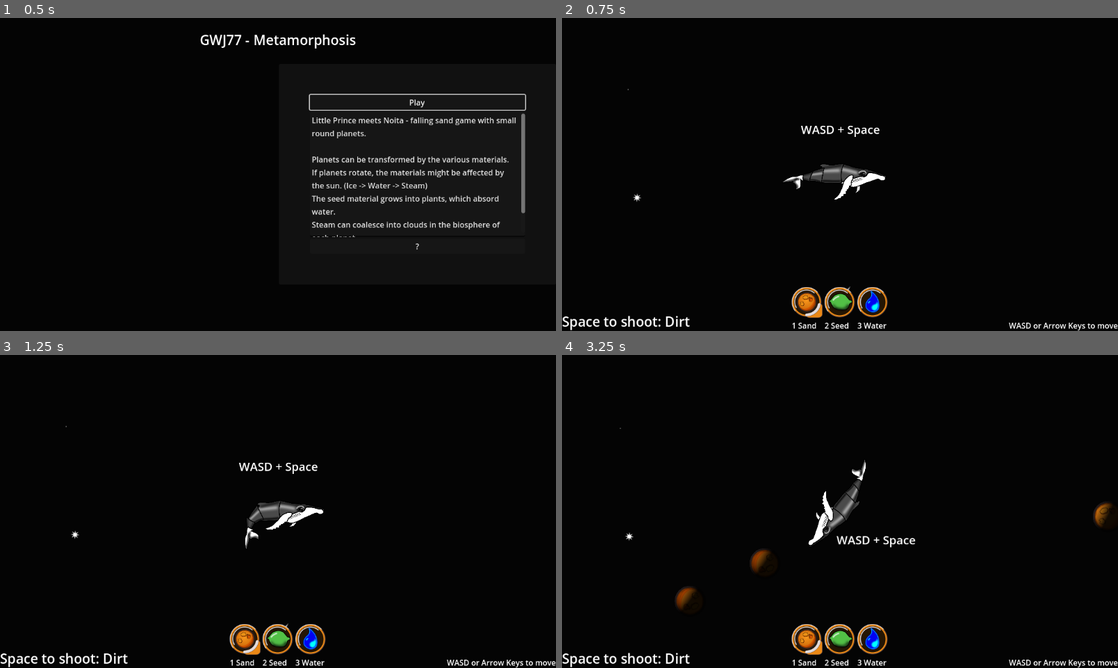
Above: before the commit, frames 1-4 (two rows, left to right).
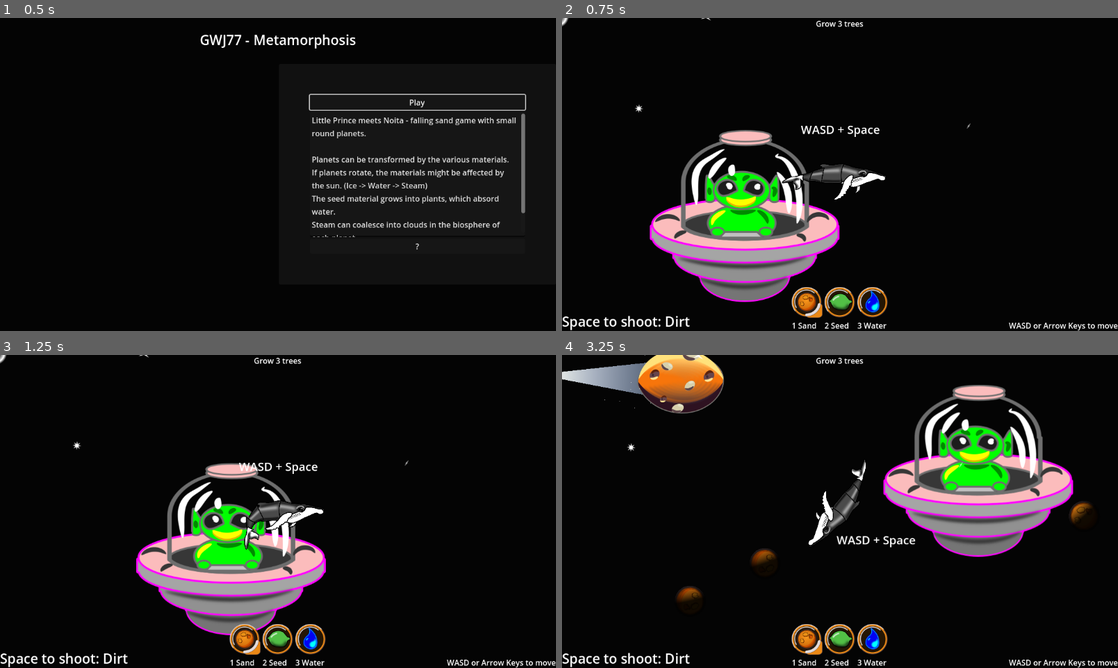
Above: after the commit, the same moments.

Repository: plexsoup/GWJ77-Metamorphosis
Game: Godot game, scene res://main.tscn
Two runs of this game, one before a commit and one after it. Both use one fixed random seed, a clock stepped at 60 frames per second and the inputs below.
Inputs:
- Up to frame 1 (0.5 s): no input
- Up to frame 2 (0.75 s): click "Play" at 0.5 s
- Up to frame 3 (1.25 s): no input
- Up to frame 4 (3.25 s): hold D (rotate_right) 1.28-2.03 s; hold Space (shoot) 1.28-2.03 s; hold A (rotate_left) 2.03-2.78 s; tap Space (shoot) at 2.1 s; hold D (rotate_right) from 2.78 s (still down); hold Space (shoot) from 2.78 s (still down)

Frame 1 is identical in both runs. In frame 2, 11% of the frame differs, in the area x 0-74%, y 0-91%; in frame 3, 10%; in frame 4, 15%, in the area x 0-99%, y 0-82%.

Commit message:
hyperspace level switching

Diff:
--- a/GUI/hud.gd
+++ b/GUI/hud.gd
@@ -14,6 +14,8 @@
 var current_player_controller
 
 
+
+
 func _init() -> void:
 	Globals.current_hud = self
 
@@ -26,6 +28,8 @@
 	reference_material.queue_free()
 	%MaterialLabel.text = "Space to shoot: " + material_name
 
+func update_goal(text):
+	%Goal.text = text
 
 func _on_material_button_pressed(new_material):
 	current_material = new_material
--- a/GUI/hud.tscn
+++ b/GUI/hud.tscn
@@ -12,7 +12,21 @@
 grow_vertical = 2
 script = ExtResource("1_n11ch")
 
-[node name="VBoxContainer" type="VBoxContainer" parent="."]
+[node name="Header" type="HBoxContainer" parent="."]
+layout_mode = 1
+anchors_preset = 10
+anchor_right = 1.0
+offset_bottom = 23.0
+grow_horizontal = 2
+
+[node name="Goal" type="Label" parent="Header"]
+unique_name_in_owner = true
+layout_mode = 2
+size_flags_horizontal = 3
+text = "Goal: Have fun!"
+horizontal_alignment = 1
+
+[node name="Footer" type="VBoxContainer" parent="."]
 layout_mode = 1
 anchors_preset = 12
 anchor_top = 1.0
@@ -23,10 +37,10 @@
 grow_vertical = 0
 alignment = 2
 
-[node name="HBoxContainer" type="HBoxContainer" parent="VBoxContainer"]
+[node name="HBoxContainer" type="HBoxContainer" parent="Footer"]
 layout_mode = 2
 
-[node name="MaterialLabel" type="Label" parent="VBoxContainer/HBoxContainer"]
+[node name="MaterialLabel" type="Label" parent="Footer/HBoxContainer"]
 unique_name_in_owner = true
 layout_mode = 2
 size_flags_horizontal = 2
@@ -35,11 +49,11 @@
 text = "Space to shoot: Dirt"
 horizontal_alignment = 1
 
-[node name="ButtonBar" parent="VBoxContainer/HBoxContainer" instance=ExtResource("3_visj4")]
+[node name="ButtonBar" parent="Footer/HBoxContainer" instance=ExtResource("3_visj4")]
 layout_mode = 2
 size_flags_horizontal = 4
 
-[node name="MoveLabel" type="Label" parent="VBoxContainer/HBoxContainer"]
+[node name="MoveLabel" type="Label" parent="Footer/HBoxContainer"]
 layout_mode = 2
 size_flags_horizontal = 10
 size_flags_vertical = 8
--- a/Objects/background_star.gd
+++ b/Objects/background_star.gd
@@ -38,7 +38,7 @@
 func enter_hyperspace():
 	state = states.HYPERSPACE
 	#direction = Vector2.ONE.rotated(randf()*TAU)
-	direction = (global_position - Globals.current_player.global_position).normalized()
+	direction = position.normalized()
 	spawn_trail()
 
 func spawn_trail():
--- a/Objects/growing_trees.gd
+++ b/Objects/growing_trees.gd
@@ -14,15 +14,24 @@
 var animals_spawned : int = 0
 var max_animals : int = 2
 
+enum ages { sapling, immature, mature }
+var age = ages.sapling
+
+signal grown
+
 # Called when the node enters the scene tree for the first time.
 func _ready() -> void:
-	pass
+	grown.connect(Globals.current_level._on_tree_grown)
 
 func grow():
 	# 3 scales per sprite frame, 3 sprite frames.
 
 	var sprite : Sprite2D = $Sprite2D
-	sprite.frame = min(floor(water/max_water * (sprite.hframes-1)), sprite.hframes-1)
+	var new_frame = min(floor(water/max_water * (sprite.hframes-1)), sprite.hframes-1)
+	if sprite.frame != new_frame:
+		sprite.frame = new_frame
+		age = ages.values()[sprite.frame]
+		grown.emit()
 	sprite.scale = 3* Vector2.ONE * ( water/max_water - sprite.frame / max_water ) * (sprite.hframes -1)
 
 
--- a/Objects/planet.gd
+++ b/Objects/planet.gd
@@ -11,11 +11,12 @@
 
 ]
 
+signal atmosphere_created
 
 func _ready():
 	rotation_speed = randf_range(0.2, 0.4)
 	$Troposphere/TroposphereBG.hide()
-
+	atmosphere_created.connect(Globals.current_level._on_atmosphere_created)
 
 func spawn_cloud(location):
 	var new_cloud = preload("res://Objects/cloud.tscn").instantiate()
@@ -24,8 +25,11 @@
 	new_cloud.rotation = Vector2.RIGHT.angle_to(location - global_position)
 	new_cloud.adjust_height(randi_range(-128, 128))
 
-	if $Atmosphere.get_child_count() > 12:
-		$Troposphere/TroposphereBG.show()
+	if $Atmosphere.get_child_count() >= 12:
+		var atmos_sprite = $Troposphere/TroposphereBG
+		if not atmos_sprite.is_visible(): # only send signal once
+			$Troposphere/TroposphereBG.show()
+			atmosphere_created.emit()
 
 
 
--- a/game_level.gd
+++ b/game_level.gd
@@ -1,35 +1,130 @@
 extends Control
 
 const levels = [
-	preload("res://solar_system.tscn"),
+	preload("res://solar_system_01.tscn"),
 	preload("res://solar_system_02.tscn"),
 	preload("res://solar_system_03.tscn"),
 	preload("res://solar_system_04.tscn"),
 	preload("res://solar_system_final.tscn"),
 ]
-var level_index = 0
+var level_index = -1
+
+var trees_grown : int = 0
+var planets_spawned : int = 0
+var atmospheres_created : int = 0
+var aliens_destroyed : int = 0
+var civilizations_built : int = 0
+
 
 func _init():
 	Globals.current_level = self
 
+func _ready():
+	spawn_new_solar_system()
+
+func spawn_hyperspace():
+# go to next level.
+	var player = Globals.current_player
+	var player_pos : Vector2 = Vector2.ZERO
+	if player and is_instance_valid(player):
+		player_pos = player.global_position
+		player.enter_hyperspace()
+
+	var hyperspace = preload("res://levels/hyperspace.tscn").instantiate()
+	Globals.solar_system.add_child(hyperspace)
+	hyperspace.global_position = player_pos
+
+
+
+
 func spawn_new_solar_system():
+	reset_win_conditions()
 	level_index += 1
 	level_index = level_index % levels.size()
 
-
-	var player = Globals.current_player
 	var old_solar_system = Globals.solar_system
-
-	old_solar_system.remove_child(player)
-	old_solar_system.queue_free()
+	if old_solar_system:
+		old_solar_system.queue_free()
 	var new_solar_system = levels[level_index].instantiate()
 	add_child(new_solar_system)
-	new_solar_system.add_child(player)
-	player.state = player.states.FLYING
+	new_solar_system.set_deferred("name", "SolarSystem")
+	create_goal_hint(new_solar_system)
+
+
+
+func create_goal_hint(system):
+	var object_name = Globals.goals.keys()[system.goal]
+	var verb = ""
+	var remaining = system.goal_quantity
+	match system.goal:
+		Globals.goals.trees:
+			verb = "Grow"
+			remaining -= trees_grown
+		Globals.goals.planets:
+			verb = "Create"
+			remaining -= planets_spawned
+		Globals.goals.atmospheres:
+			verb = "Establish"
+			remaining -= atmospheres_created
+		Globals.goals.civilizations:
+			verb = "Cultivate"
+			remaining -= civilizations_built
+		Globals.goals.aliens:
+			verb = "Destroy"
+			remaining -= aliens_destroyed
+
+	var text = verb + " " + str(remaining) + " " + object_name
+	Globals.current_hud.update_goal(text)
 
 
 func _on_new_planet_requested(location):
 	Globals.solar_system.spawn_planet(location)
+	planets_spawned += 1
+
+func _on_tree_grown():
+	trees_grown += 1
+
+func _on_alien_destroyed():
+	aliens_destroyed += 1
+
+func _on_civilization_built():
+	civilizations_built += 1
+
+func _on_atmosphere_created():
+	atmospheres_created += 1
 
 func _on_hyperspace_completed():
+	reset_win_conditions()
 	spawn_new_solar_system()
+	Globals.current_player.exit_hyperspace()
+
+func reset_win_conditions():
+	trees_grown = 0
+	planets_spawned = 0
+	atmospheres_created = 0
+	civilizations_built = 0
+	aliens_destroyed = 0
+
+func detect_win_condition() -> bool:
+	var system : solar_system = Globals.solar_system
+	var win = false
+	match system.goal:
+		Globals.goals.trees:
+			win = trees_grown >= 3
+		Globals.goals.planets:
+			win = planets_spawned >= 3
+		Globals.goals.aliens:
+			win = aliens_destroyed >= 3
+		Globals.goals.atmospheres:
+			win = atmospheres_created >= 3
+		Globals.goals.civilizations:
+			win = civilizations_built >= 3
+	return win
+
+
+
+
+func _on_win_condition_monitor_timeout() -> void:
+	if detect_win_condition() == true:
+		spawn_hyperspace()
+	create_goal_hint(Globals.solar_system)
--- a/game_level.tscn
+++ b/game_level.tscn
@@ -1,9 +1,9 @@
 [gd_scene load_steps=5 format=3 uid="uid://bi1ti5anfdrh2"]
 
 [ext_resource type="Script" path="res://game_level.gd" id="1_4sps6"]
-[ext_resource type="PackedScene" uid="uid://bnciv3ns4hnpe" path="res://solar_system.tscn" id="1_cd1ob"]
 [ext_resource type="PackedScene" uid="uid://dq1k2g4vbkopg" path="res://GUI/hud.tscn" id="2_ao1wb"]
 [ext_resource type="AudioStream" uid="uid://cn1un0o3sddsx" path="res://assets/audio/SpaceWhale_bgMusic.ogg" id="4_6kes6"]
+[ext_resource type="PackedScene" uid="uid://c44n3b33v6mob" path="res://space_whale.tscn" id="4_ixxt3"]
 
 [node name="GameLevel" type="Control"]
 layout_mode = 3
@@ -14,8 +14,6 @@
 grow_vertical = 2
 script = ExtResource("1_4sps6")
 
-[node name="SolarSystem" parent="." instance=ExtResource("1_cd1ob")]
-
 [node name="CanvasLayer" type="CanvasLayer" parent="."]
 
 [node name="HUD" parent="CanvasLayer" instance=ExtResource("2_ao1wb")]
@@ -24,3 +22,11 @@
 stream = ExtResource("4_6kes6")
 volume_db = -12.0
 autoplay = true
+
+[node name="WinConditionMonitor" type="Timer" parent="."]
+autostart = true
+
+[node name="SpaceWhale" parent="." instance=ExtResource("4_ixxt3")]
+position = Vector2(586, 328)
+
+[connection signal="timeout" from="WinConditionMonitor" to="." method="_on_win_condition_monitor_timeout"]
--- a/globals.gd
+++ b/globals.gd
@@ -4,3 +4,5 @@
 var current_hud
 var solar_system
 var current_player
+
+enum goals { trees, planets, atmospheres, civilizations, aliens }
--- a/levels/hyperspace.gd
+++ b/levels/hyperspace.gd
@@ -14,7 +14,7 @@
 	for i in range(num):
 		var new_star = preload("res://Objects/background_star.tscn").instantiate()
 		add_child(new_star)
-		new_star.global_position = Globals.current_player.global_position + Vector2.ONE.rotated(randf()*TAU) * randf()*256
+		new_star.position = Vector2.ONE.rotated(randf()*TAU) * randf()*256
 		new_star.enter_hyperspace()
 
 
--- a/solar_system.gd
+++ b/solar_system.gd
@@ -1,7 +1,14 @@
-extends Node2D
+class_name solar_system extends Node2D
+
+@export var goal = Globals.goals.planets
+@export var goal_quantity : int = 3
+signal goal_updated(goal, quantity)
 
 func _init():
 	Globals.solar_system = self
+
+
+
 
 func spawn_planet(location):
 	var planet_scene = preload("res://Objects/planet.tscn")
--- a/solar_system.tscn
+++ /dev/null
@@ -1,91 +0,0 @@
-[gd_scene load_steps=11 format=3 uid="uid://bnciv3ns4hnpe"]
-
-[ext_resource type="PackedScene" uid="uid://1xo8d3t1gu6t" path="res://Objects/planet.tscn" id="1_a81uj"]
-[ext_resource type="Script" path="res://solar_system.gd" id="1_rltww"]
-[ext_resource type="PackedScene" uid="uid://c44n3b33v6mob" path="res://space_whale.tscn" id="2_r6gnl"]
-[ext_resource type="PackedScene" uid="uid://bb8wgqut4ydhh" path="res://Objects/sun.tscn" id="3_0y0nq"]
-[ext_resource type="PackedScene" uid="uid://dp667gm1sla5" path="res://Objects/space_ship.tscn" id="5_pcv3k"]
-[ext_resource type="PackedScene" uid="uid://clxo3y0u8lscw" path="res://Objects/asteroid.tscn" id="6_u4fsu"]
-[ext_resource type="PackedScene" uid="uid://dici5hlk748wr" path="res://Objects/stars.tscn" id="7_w1rrc"]
-[ext_resource type="PackedScene" uid="uid://6cr4d3f0d4q7" path="res://Objects/black_hole.tscn" id="8_4aedp"]
-
-[sub_resource type="Gradient" id="Gradient_2mr25"]
-offsets = PackedFloat32Array(0, 0.432971, 0.550725)
-colors = PackedColorArray(0, 0, 0, 0, 1, 1, 1, 1, 1, 1, 1, 0)
-
-[sub_resource type="GradientTexture2D" id="GradientTexture2D_5r1gv"]
-gradient = SubResource("Gradient_2mr25")
-fill = 1
-fill_from = Vector2(0.5, 0.5)
-
-[node name="SolarSystem" type="Node2D"]
-script = ExtResource("1_rltww")
-
-[node name="SpaceWhale" parent="." instance=ExtResource("2_r6gnl")]
-position = Vector2(2325, 496)
-
-[node name="Sun" parent="." instance=ExtResource("3_0y0nq")]
-position = Vector2(-8, -878)
-
-[node name="Planets" type="Node2D" parent="."]
-
-[node name="Planet" parent="Planets" instance=ExtResource("1_a81uj")]
-position = Vector2(3142, 488)
-
-[node name="Planet2" parent="Planets" instance=ExtResource("1_a81uj")]
-position = Vector2(7040, 923)
-
-[node name="Planet3" parent="Planets" instance=ExtResource("1_a81uj")]
-position = Vector2(5249, -301)
-
-[node name="Planet4" parent="Planets" instance=ExtResource("1_a81uj")]
-position = Vector2(-4987, 710)
-
-[node name="Planet5" parent="Planets" instance=ExtResource("1_a81uj")]
-position = Vector2(-1543, -78)
-
-[node name="Planet6" parent="Planets" instance=ExtResource("1_a81uj")]
-position = Vector2(-2880, -79)
-
-[node name="Helpers" type="Node2D" parent="."]
-
-[node name="OriginMarker" type="Sprite2D" parent="."]
-texture = SubResource("GradientTexture2D_5r1gv")
-
-[node name="Aliens" type="Node2D" parent="."]
-
-[node name="SpaceShip" parent="Aliens" instance=ExtResource("5_pcv3k")]
-position = Vector2(355, 286)
-
-[node name="SpaceShip2" parent="Aliens" instance=ExtResource("5_pcv3k")]
-position = Vector2(665, -410)
-
-[node name="Asteroids" type="Node2D" parent="."]
-
-[node name="Asteroid" parent="Asteroids" instance=ExtResource("6_u4fsu")]
-position = Vector2(-404, 421)
-
-[node name="Asteroid2" parent="Asteroids" instance=ExtResource("6_u4fsu")]
-position = Vector2(-261, 31)
-
-[node name="Asteroid3" parent="Asteroids" instance=ExtResource("6_u4fsu")]
-position = Vector2(-181, -324)
-
-[node name="Asteroid4" parent="Asteroids" instance=ExtResource("6_u4fsu")]
-position = Vector2(38, 874)
-
-[node name="Stars" parent="." instance=ExtResource("7_w1rrc")]
-
-[node name="CanvasModulate" type="CanvasModulate" parent="."]
-color = Color(0.0748453, 0.0748453, 0.0748453, 1)
-
-[node name="Extents" type="ReferenceRect" parent="."]
-offset_left = -12126.0
-offset_top = -5339.0
-offset_right = 12043.0
-offset_bottom = 5317.0
-
-[node name="BlackHoles" type="Node2D" parent="."]
-
-[node name="BlackHole" parent="BlackHoles" instance=ExtResource("8_4aedp")]
-position = Vector2(2549, -3707)
--- /dev/null
+++ b/solar_system_01.tscn
@@ -0,0 +1,88 @@
+[gd_scene load_steps=10 format=3 uid="uid://bnciv3ns4hnpe"]
+
+[ext_resource type="Script" path="res://solar_system.gd" id="1_ro5l3"]
+[ext_resource type="PackedScene" uid="uid://bb8wgqut4ydhh" path="res://Objects/sun.tscn" id="3_yixqd"]
+[ext_resource type="PackedScene" uid="uid://1xo8d3t1gu6t" path="res://Objects/planet.tscn" id="4_dqbs5"]
+[ext_resource type="PackedScene" uid="uid://dp667gm1sla5" path="res://Objects/space_ship.tscn" id="5_sv0mm"]
+[ext_resource type="PackedScene" uid="uid://clxo3y0u8lscw" path="res://Objects/asteroid.tscn" id="6_1a7de"]
+[ext_resource type="PackedScene" uid="uid://dici5hlk748wr" path="res://Objects/stars.tscn" id="7_y3v51"]
+[ext_resource type="PackedScene" uid="uid://6cr4d3f0d4q7" path="res://Objects/black_hole.tscn" id="8_c4b7h"]
+
+[sub_resource type="Gradient" id="Gradient_2mr25"]
+offsets = PackedFloat32Array(0, 0.432971, 0.550725)
+colors = PackedColorArray(0, 0, 0, 0, 1, 1, 1, 1, 1, 1, 1, 0)
+
+[sub_resource type="GradientTexture2D" id="GradientTexture2D_5r1gv"]
+gradient = SubResource("Gradient_2mr25")
+fill = 1
+fill_from = Vector2(0.5, 0.5)
+
+[node name="SolarSystem" type="Node2D"]
+script = ExtResource("1_ro5l3")
+goal = 0
+
+[node name="Sun" parent="." instance=ExtResource("3_yixqd")]
+position = Vector2(-8, -878)
+
+[node name="Planets" type="Node2D" parent="."]
+
+[node name="Planet" parent="Planets" instance=ExtResource("4_dqbs5")]
+position = Vector2(3142, 488)
+
+[node name="Planet2" parent="Planets" instance=ExtResource("4_dqbs5")]
+position = Vector2(7040, 923)
+
+[node name="Planet3" parent="Planets" instance=ExtResource("4_dqbs5")]
+position = Vector2(5249, -301)
+
+[node name="Planet4" parent="Planets" instance=ExtResource("4_dqbs5")]
+position = Vector2(-4987, 710)
+
+[node name="Planet5" parent="Planets" instance=ExtResource("4_dqbs5")]
+position = Vector2(-1543, -78)
+
+[node name="Planet6" parent="Planets" instance=ExtResource("4_dqbs5")]
+position = Vector2(-2880, -79)
+
+[node name="Helpers" type="Node2D" parent="."]
+
+[node name="OriginMarker" type="Sprite2D" parent="."]
+texture = SubResource("GradientTexture2D_5r1gv")
+
+[node name="Aliens" type="Node2D" parent="."]
+
+[node name="SpaceShip" parent="Aliens" instance=ExtResource("5_sv0mm")]
+position = Vector2(355, 286)
+
+[node name="SpaceShip2" parent="Aliens" instance=ExtResource("5_sv0mm")]
+position = Vector2(665, -410)
+
+[node name="Asteroids" type="Node2D" parent="."]
+
+[node name="Asteroid" parent="Asteroids" instance=ExtResource("6_1a7de")]
+position = Vector2(-404, 421)
+
+[node name="Asteroid2" parent="Asteroids" instance=ExtResource("6_1a7de")]
+position = Vector2(-261, 31)
+
+[node name="Asteroid3" parent="Asteroids" instance=ExtResource("6_1a7de")]
+position = Vector2(-181, -324)
+
+[node name="Asteroid4" parent="Asteroids" instance=ExtResource("6_1a7de")]
+position = Vector2(38, 874)
+
+[node name="Stars" parent="." instance=ExtResource("7_y3v51")]
+
+[node name="CanvasModulate" type="CanvasModulate" parent="."]
+color = Color(0.0748453, 0.0748453, 0.0748453, 1)
+
+[node name="Extents" type="ReferenceRect" parent="."]
+offset_left = -12126.0
+offset_top = -5339.0
+offset_right = 12043.0
+offset_bottom = 5317.0
+
+[node name="BlackHoles" type="Node2D" parent="."]
+
+[node name="BlackHole" parent="BlackHoles" instance=ExtResource("8_c4b7h")]
+position = Vector2(2549, -3707)
--- a/solar_system_03.tscn
+++ b/solar_system_03.tscn
@@ -19,6 +19,7 @@
 
 [node name="SolarSystem" type="Node2D"]
 script = ExtResource("1_48jnh")
+goal = 2
 
 [node name="Sun" parent="." instance=ExtResource("2_ddo0h")]
 position = Vector2(-8, -878)
--- a/solar_system_04.tscn
+++ b/solar_system_04.tscn
@@ -18,6 +18,7 @@
 
 [node name="SolarSystem" type="Node2D"]
 script = ExtResource("1_bjxkf")
+goal = 3
 
 [node name="Sun" parent="." instance=ExtResource("2_sct5t")]
 position = Vector2(-8, -878)
--- a/solar_system_final.tscn
+++ b/solar_system_final.tscn
@@ -19,6 +19,7 @@
 
 [node name="SolarSystem" type="Node2D"]
 script = ExtResource("1_ca45n")
+goal = 4
 
 [node name="Sun" parent="." instance=ExtResource("2_2agch")]
 position = Vector2(-8, -878)
--- a/space_whale.gd
+++ b/space_whale.gd
@@ -26,7 +26,7 @@
 
 	Globals.current_hud.material_changed.connect(_on_material_changed)
 	Globals.current_hud.hud_ready.connect(_on_hud_ready)
-
+	state = states.FLYING
 
 func _physics_process(delta: float) -> void:
 	if not is_visible_in_tree():
@@ -108,6 +108,10 @@
 	gravity_scale = 0
 	set_deferred("linear_velocity", Vector2.ZERO)
 
+func exit_hyperspace():
+	state = states.FLYING
+	gravity_scale = 1
+
 func _on_material_changed(new_material):
 	current_material = new_material
 
